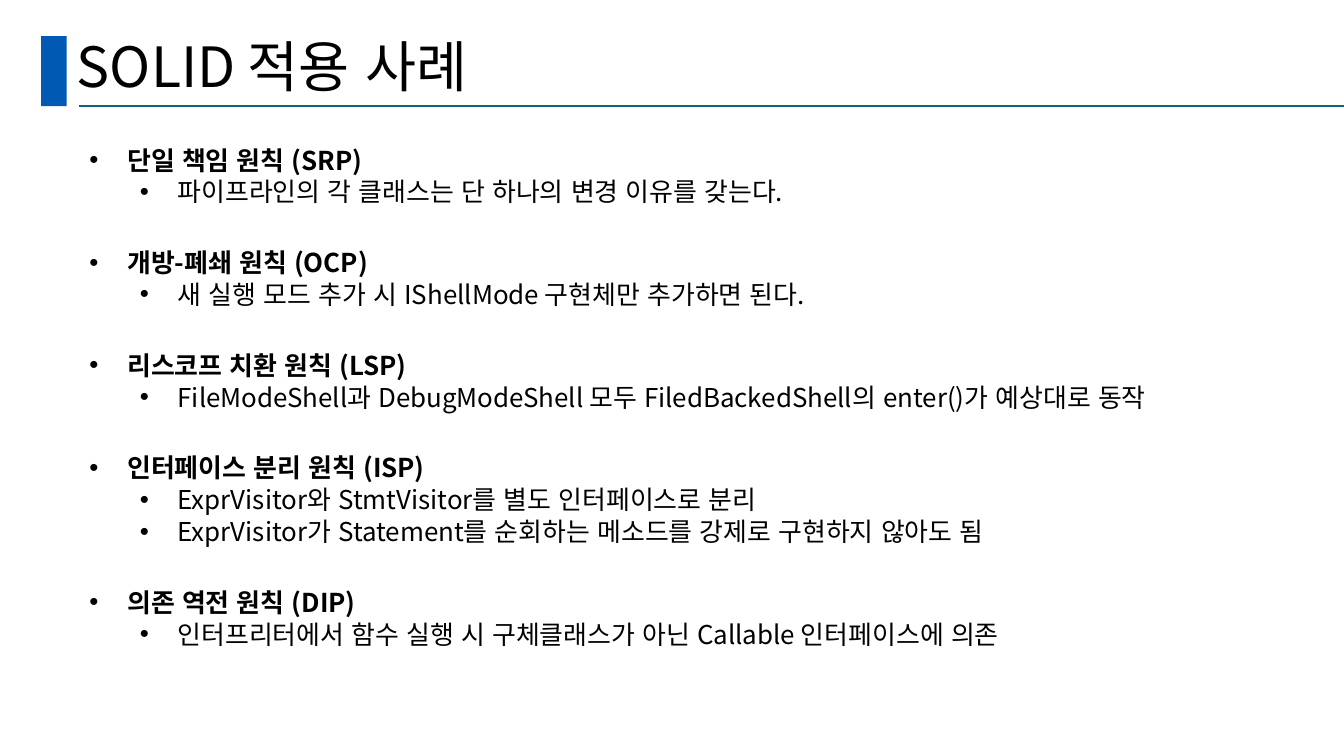
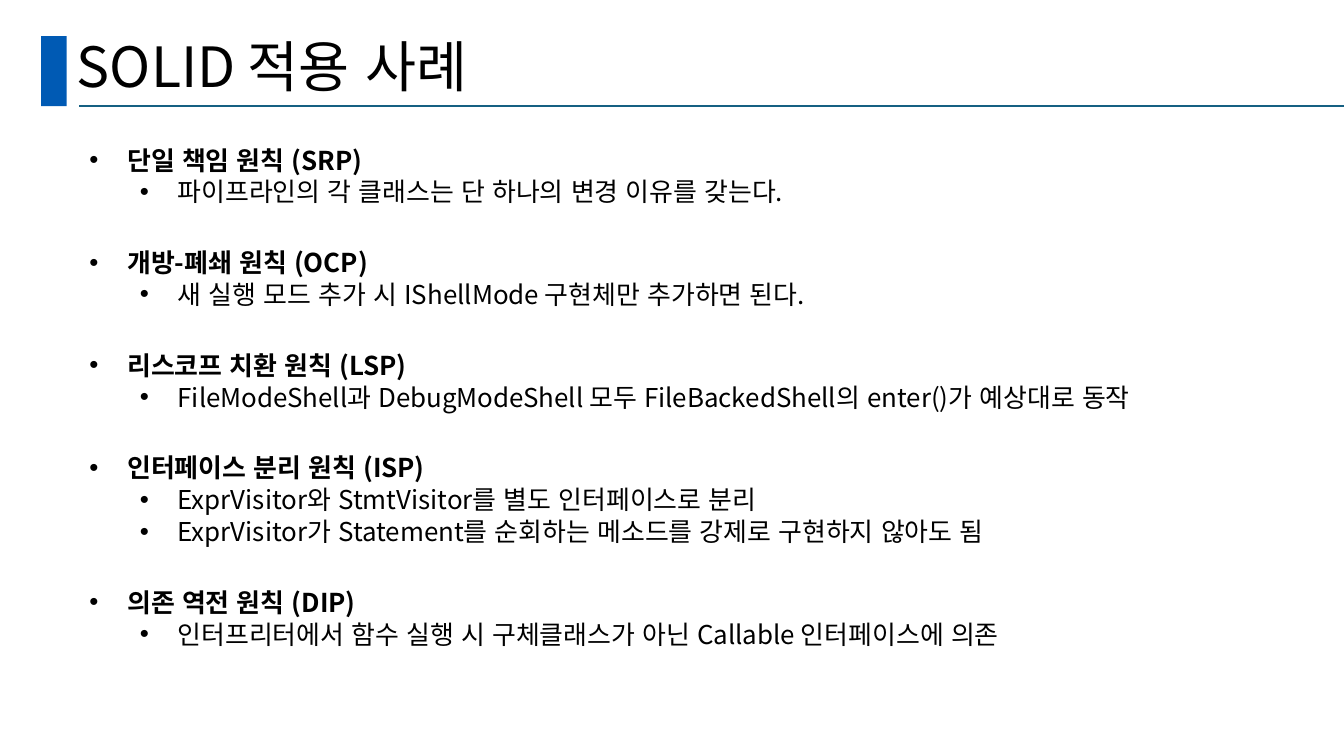
Before and after one commit to ownovadoz/CodeFabIntepreter, a slide deck: slide 10 of presentation.pptx. Drawn at 1344x756 pixels with LibreOffice and Linux fonts; fonts in the diff are those of the drawing. Boxes give left, top, right and bottom in pixels: in the first picture for what was removed or moved away, otherwise in the second. Text is boxed around its words. In the diff, an @@ line names an element or a change of style, - is before the commit and + after.

```diff
--- a/presentation.pptx
+++ b/presentation.pptx
@@ text at <box>178,385,1130,414</box>: text changed @@
-  • FileModeShell과 DebugModeShell 모두 FiledBackedShell의 enter()가 예상대로 동작
+  • FileModeShell과 DebugModeShell 모두 FileBackedShell의 enter()가 예상대로 동작
```
Also in this commit, not shown: 4 other slides changed, 1 slide added, 1 slide removed, 4 other files.
